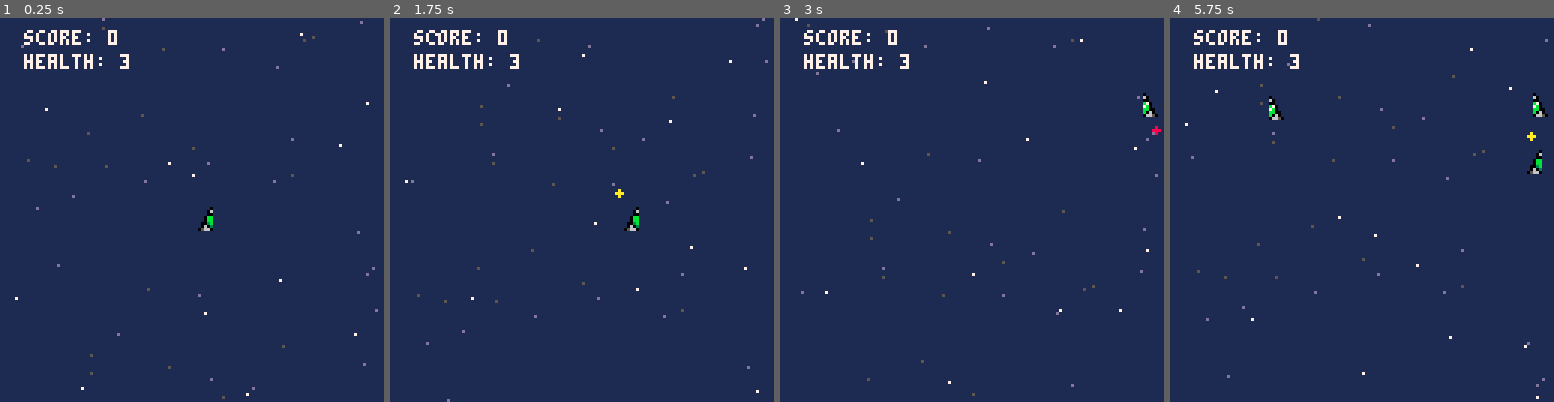
Above: before the commit, frames 1-4 (left to right).
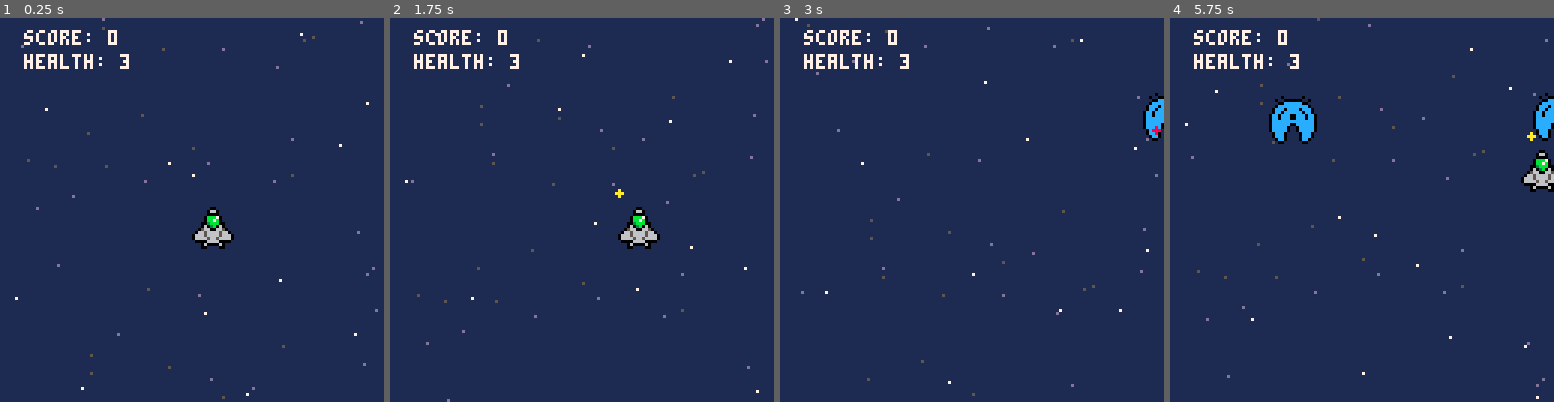
Above: after the commit, the same moments.

Repository: djc5627/pico8-first-game
Game: PICO-8 cartridge first_game.p8
Same seed, same stepped clock (60 frames per second), same inputs: the game is played once before the commit and once after it.
Inputs:
- Up to frame 1 (0.25 s): no input
- Up to frame 2 (1.75 s): tap X (X key) at 0.33, 1.07 s; tap O (Z key) at 0.7, 1.7 s; hold Right from 1.6 s (still down)
- Up to frame 3 (3 s): tap X (X key) at 1.85, 2.97 s; release Right at 2.1 s; tap O (Z key) at 2.1, 2.5, 2.9 s; hold Up 2.15-2.42 s; hold Right from 2.47 s (still down)
- Up to frame 4 (5.75 s): release Right at 3.03 s; hold Left 3.08-3.58 s; tap O (Z key) every 0.4 s from 3.3 to 5.7 s; hold Down 3.63-3.97 s; hold Right 4.02-4.68 s; tap X (X key) at 4.08, 5.2 s; hold Up 4.73-5.03 s; hold Left 5.08-5.68 s; hold Down from 5.73 s (still down)

The runs differ from the first frame. In frame 1, 0.5% of the frame differs, in the area x 50-61%, y 49-61%; in frame 2, 0.5%; in frame 3, 0.5%; in frame 4, 2.2%, in the area x 25-100%, y 19-46%.

Commit message:
Implement first pass of sprite table and draw method. Draw new player ship and enemy.

Diff:
--- a/first_game.p8
+++ b/first_game.p8
@@ -10,6 +10,7 @@
 #include src/enemy.lua
 #include src/enemy_spawner.lua
 #include src/bullet.lua
+#include src/sprite.lua
 __gfx__
 11111110011111111111011111101111111111111111111111111111111111111111111111111111111111111111111111111111111111111111111111111111
 11111106601111111101100000011011111111111111111111111111111111111111111111111111111111111111111111111111111111111111111111111111
--- a/src/enemy.lua
+++ b/src/enemy.lua
@@ -10,8 +10,7 @@
     end,
 
     draw = function(_ENV)
-        -- rectfill(x, y, x+8, y+8, 8)
-        spr(1, x, y, 1, 1, false, false)
+        _draw_sprite(2, x, y)
 
         -- draw hitbox for debugging
         if global.debug then
--- a/src/main.lua
+++ b/src/main.lua
@@ -3,12 +3,14 @@
 -- [] Banking
 -- [] Enemy types (straight, zig-zag, homing)
   -- [] Enemy movement defined by speed and angle
+-- [] Standardize hitbox editor
 
 --- Working
 -- [] Better Art
-  -- [] Bigger 16x16 entity sprites
+  -- [X] Bigger 16x16 entity sprites
+  -- [] Implement support for 16x16 sprites
+  -- [] Support for mirror sprites in the X/Y axis
   -- [] More readable bullet with outline
-  -- [] Implement support for 16x16 sprites
   -- [] Implement sprite animations
 
 --- Done
--- a/src/player.lua
+++ b/src/player.lua
@@ -89,7 +89,7 @@
 end
 
 function _draw_player()
-    spr(0, p_x, p_y, 1, 1, false, false)
+    _draw_sprite(1, p_x, p_y)
     print("health: "..p_health, 8, 12, 7)
 end
 
--- /dev/null
+++ b/src/sprite.lua
@@ -0,0 +1,29 @@
+-- Keeps track of Sprite table and offers
+-- methods to interpret sprites
+
+--[[
+{
+    {sprite_index, width, height, mirrorx, mirrory},
+    ...
+}
+--]]
+
+sprites = {
+    {0, 2, 2, false, false}, -- 1) Player
+    {2, 2, 2, false, false}, -- 2) Enemy1
+    {5, 2, 2, false, false} -- 3) Enemy2
+}
+
+function _draw_sprite(index, x, y)
+    -- Todo handle mirrorx, mirrory
+    local sprite = sprites[index]
+    spr(
+        sprite[1],
+        x,
+        y,
+        sprite[2],
+        sprite[3],
+        sprite[4],
+        sprite[5]
+    )
+end
